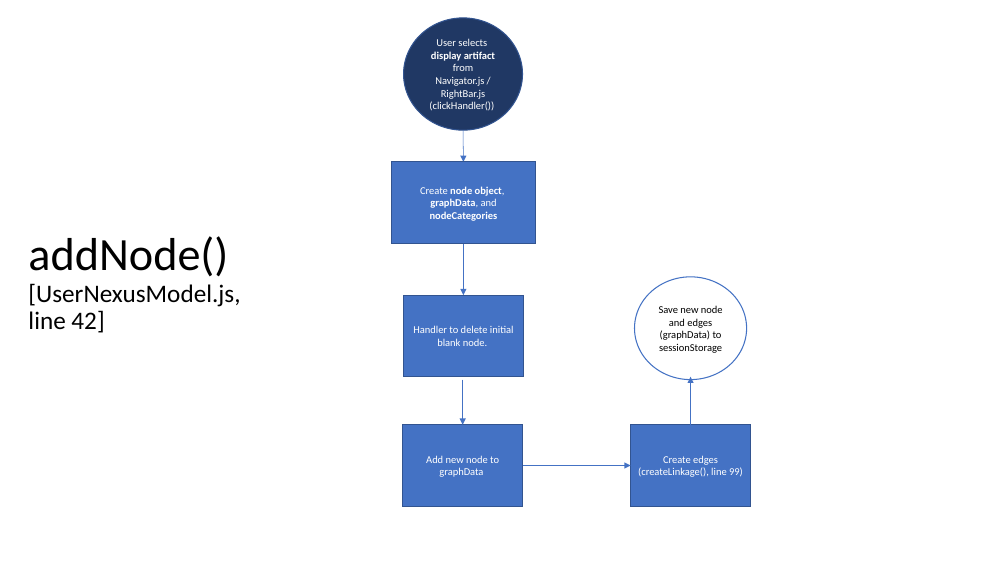
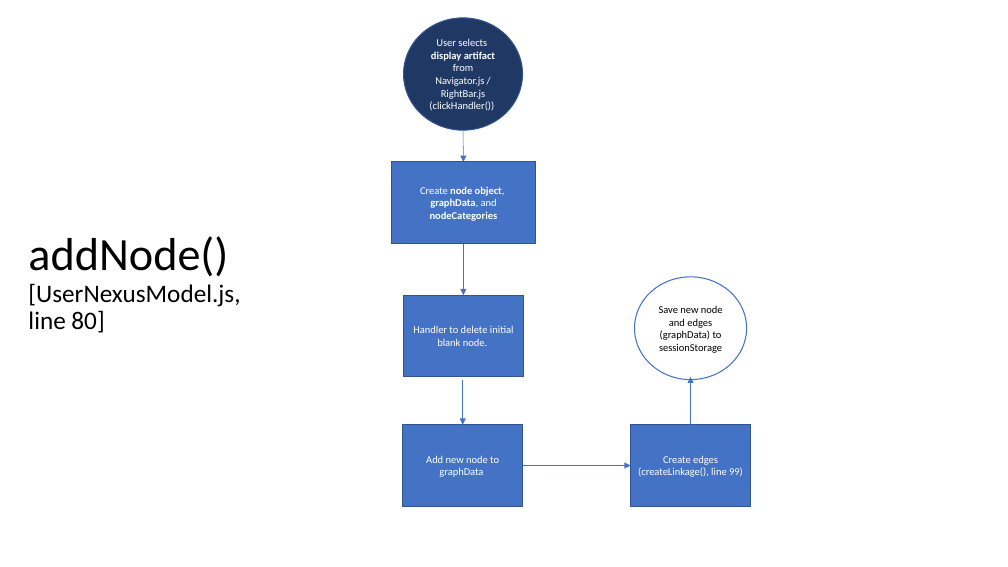
Before and after one commit to ScandinavianSection-UCLA/Nexus2, a slide deck: slide 1 of Documentation/UserNexus/How to Create Edges/UserNexusDocumentation.pptx. Drawn at 1008x567 pixels with LibreOffice and Linux fonts; fonts in the diff are those of the drawing. Boxes give left, top, right and bottom in pixels: in the first picture for what was removed or moved away, otherwise in the second. Text is boxed around its words. In the diff, an @@ line names an element or a change of style, - is before the commit and + after.

Commit message:
Updated the powerpoint for node adding
Updated the UserNexusDocumentation powerpoint to prepare for the meeting with the professor.

```diff
--- a/Documentation/UserNexus/How to Create Edges/UserNexusDocumentation.pptx
+++ b/Documentation/UserNexus/How to Create Edges/UserNexusDocumentation.pptx
@@ title at [28, 236, 240, 333]: text changed @@
-addNode()
-[UserNexusModel.js, line 42]
+addNode()
+[UserNexusModel.js, line 80]
```
Also in this commit, not shown: 5 other slides changed, 2 slides added.
